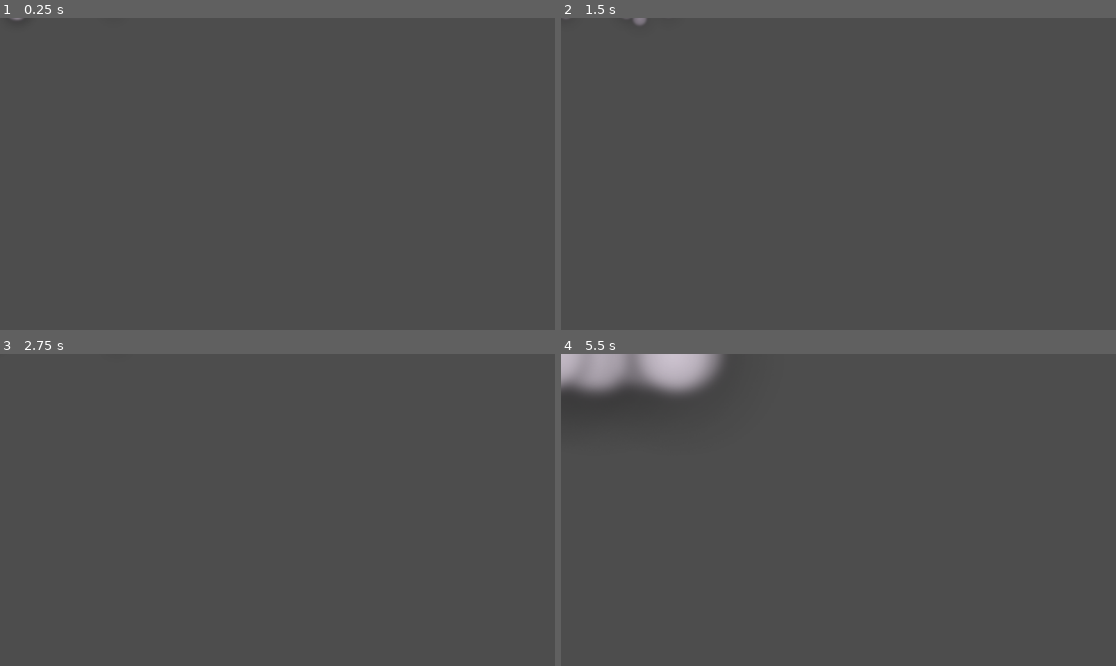
Above: before the commit, frames 1-4 (two rows, left to right).
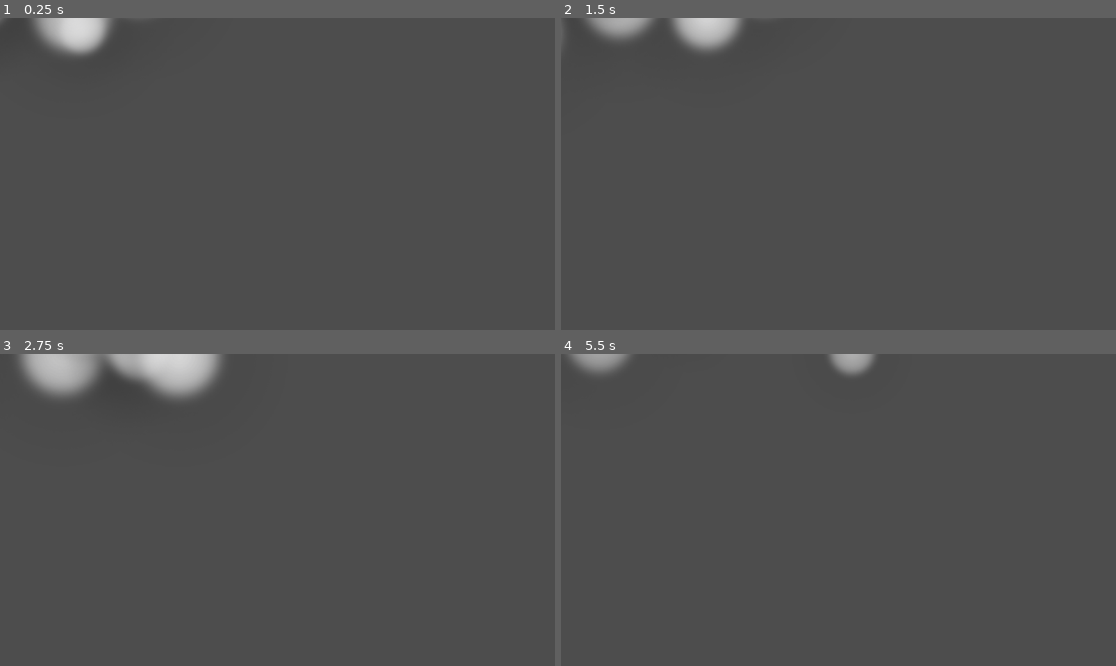
Above: after the commit, the same moments.

Repository: TheBrodsky/GTMK2024Submission
Game: Godot game, scene res://VFX/VFXShowcase.tscn
The game is run twice, just before and just after one commit, with the same random seed, the same clock (stepped at 60 frames per second) and the same inputs. This scene is started directly instead of the project's main scene.
Inputs:
- Up to frame 1 (0.25 s): no input
- Up to frame 2 (1.5 s): tap Enter (ui_accept) at 0.5, 0.77 s; hold Right (ui_right) from 0.53 s (still down); tap R (global_rewind) at 0.6 s; tap Shift (slow_mo) at 1.35 s
- Up to frame 3 (2.75 s): tap Enter (ui_accept) at 1.52 s; release Right (ui_right) at 2.03 s; hold Left (ui_left) from 2.03 s (still down); tap R (global_rewind) at 2.1 s
- Up to frame 4 (5.5 s): release Left (ui_left) at 2.78 s; hold Right (ui_right) 2.78-4.28 s; tap Shift (slow_mo) at 2.85, 4.35 s; tap Enter (ui_accept) at 3.02, 3.77, 4.52 s; tap R (global_rewind) at 3.6, 5.1 s; hold Left (ui_left) 4.28-5.03 s; hold Right (ui_right) from 5.03 s (still down)

The runs differ from the first frame. In frame 1, 1.3% of the frame differs, in the area x 0-21%, y 0-12%; in frame 2, 1.6%; in frame 3, 3.7%, in the area x 3-40%, y 0-15%; in frame 4, 3.3%.

Commit message:
Created landing particles

Diff:
--- a/VFX/VFXShowcase.tscn
+++ b/VFX/VFXShowcase.tscn
@@ -46,9 +46,6 @@
 emission_ring_height = 1.0
 emission_ring_radius = 100.0
 emission_ring_inner_radius = 100.0
-inherit_velocity_ratio = 1.0
-velocity_pivot = Vector3(5000, 1000, 0)
-direction = Vector3(50, -1000, 0)
 spread = 100.0
 flatness = 1.0
 initial_velocity_max = 100.0
@@ -67,9 +64,60 @@
 turbulence_influence_min = 0.08
 turbulence_influence_max = 0.15
 
+[sub_resource type="Curve" id="Curve_qvnl0"]
+_data = [Vector2(0, 1), 0.0, 0.0, 0, 0, Vector2(1, 0), 0.0, 0.0, 0, 0]
+point_count = 2
+
+[sub_resource type="CurveTexture" id="CurveTexture_l6afu"]
+curve = SubResource("Curve_qvnl0")
+
+[sub_resource type="Curve" id="Curve_6apla"]
+_data = [Vector2(0, 1), 0.0, 0.0, 0, 0, Vector2(0.99999, 1), 0.0, 0.0, 0, 0]
+point_count = 2
+
+[sub_resource type="Curve" id="Curve_buivm"]
+_data = [Vector2(0, 1), 0.0, 0.0, 0, 0, Vector2(1, 0), 0.0, 0.0, 0, 0]
+point_count = 2
+
+[sub_resource type="CurveXYZTexture" id="CurveXYZTexture_32htp"]
+curve_x = SubResource("Curve_6apla")
+curve_y = SubResource("Curve_buivm")
+
+[sub_resource type="Curve" id="Curve_b1qu0"]
+_data = [Vector2(0, 0.464844), 0.0, 14.1602, 0, 0, Vector2(0.0925, 1), 0.619284, 0.619284, 0, 0, Vector2(1, 0), 0.0, 0.0, 0, 0]
+point_count = 3
+
+[sub_resource type="CurveTexture" id="CurveTexture_hh271"]
+curve = SubResource("Curve_b1qu0")
+
+[sub_resource type="ParticleProcessMaterial" id="ParticleProcessMaterial_uxp5h"]
+particle_flag_disable_z = true
+emission_shape_scale = Vector3(5, 1, 1)
+emission_shape = 6
+emission_ring_axis = Vector3(0, 0, 1)
+emission_ring_height = 1.0
+emission_ring_radius = 1.0
+emission_ring_inner_radius = 100.0
+velocity_pivot = Vector3(1000, -500, 0)
+direction = Vector3(0.1, -1, 0)
+initial_velocity_min = 400.0
+initial_velocity_max = 500.0
+directional_velocity_min = -200.0
+directional_velocity_max = 200.0
+directional_velocity_curve = SubResource("CurveXYZTexture_32htp")
+gravity = Vector3(0, 400, 0)
+radial_accel_min = 80.0
+radial_accel_max = 100.0
+damping_min = 30.0
+damping_max = 50.0
+scale_min = 0.5
+scale_curve = SubResource("CurveTexture_hh271")
+alpha_curve = SubResource("CurveTexture_l6afu")
+
 [node name="VfxShowcase" type="Node2D"]
 
 [node name="JumpParticles" type="GPUParticles2D" parent="."]
+visible = false
 amount = 10
 process_material = SubResource("ParticleProcessMaterial_u6k7p")
 texture = ExtResource("1_6pxup")
@@ -77,3 +125,10 @@
 speed_scale = 2.0
 explosiveness = 1.0
 randomness = 1.0
+
+[node name="GPUParticles2D" type="GPUParticles2D" parent="."]
+amount = 12
+process_material = SubResource("ParticleProcessMaterial_uxp5h")
+texture = ExtResource("1_6pxup")
+speed_scale = 0.8
+explosiveness = 1.0
Not shown: 1 places in VFX/VFXShowcase.tscn that only renumber resources
